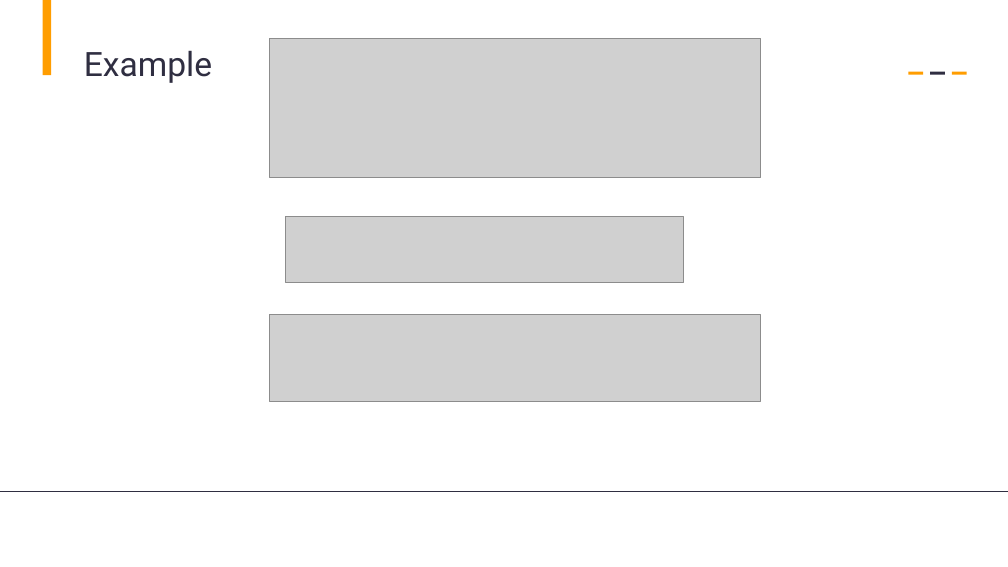
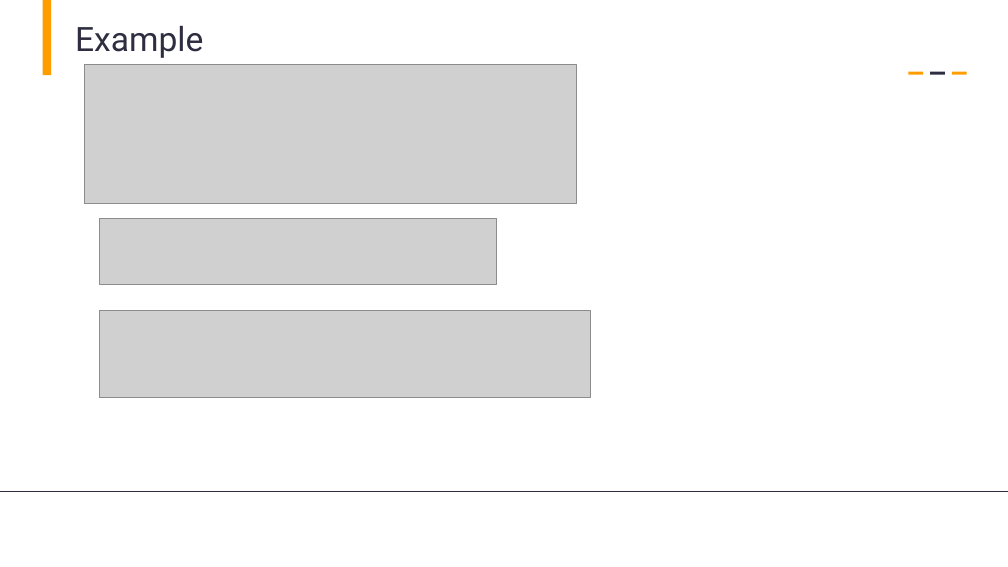
Before and after one commit to AbdessamadAbdaoui/Presentation_Git, a slide deck: slide 5 of presentation_Git.pptx. Drawn at 1008x567 pixels with LibreOffice and Linux fonts; fonts in the diff are those of the drawing; grey boxes stand for pictures. Boxes give left, top, right and bottom in pixels: in the first picture for what was removed or moved away, otherwise in the second. Text is boxed around its words. In the diff, an @@ line names an element or a change of style, - is before the commit and + after.

```diff
--- a/presentation_Git.pptx
+++ b/presentation_Git.pptx
@@ text "Example": place and size @@
-text "Example" at box(84, 50, 212, 83)
+text "Example" at box(75, 25, 203, 58)
@@ picture: place and size @@
-picture at box(269, 39, 761, 178)
+picture at box(85, 64, 576, 203)
@@ picture: place and size @@
-picture at box(286, 217, 684, 283)
+picture at box(99, 219, 497, 284)
@@ picture: place and size @@
-picture at box(269, 315, 761, 401)
+picture at box(99, 311, 591, 397)
```
Also in this commit, not shown: 3 other slides changed, 7 slides added, 2 slides removed.
